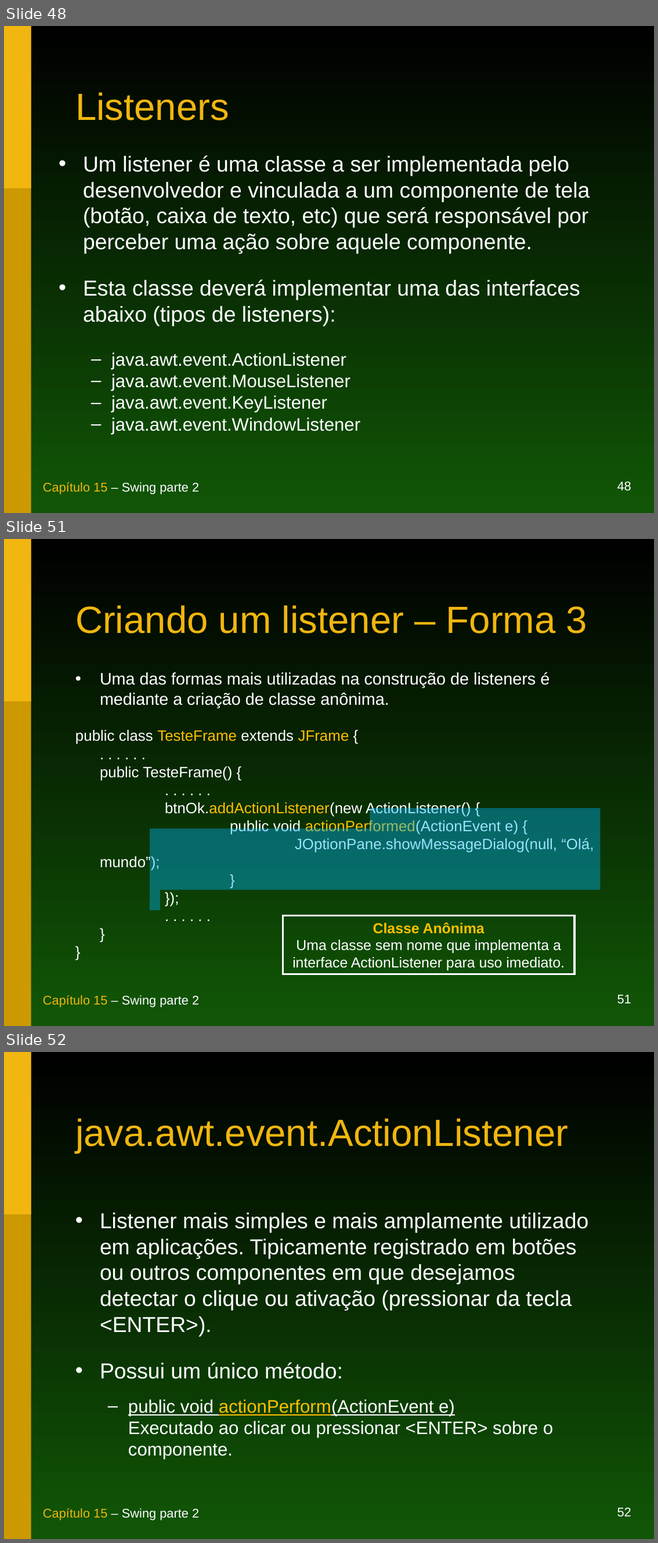
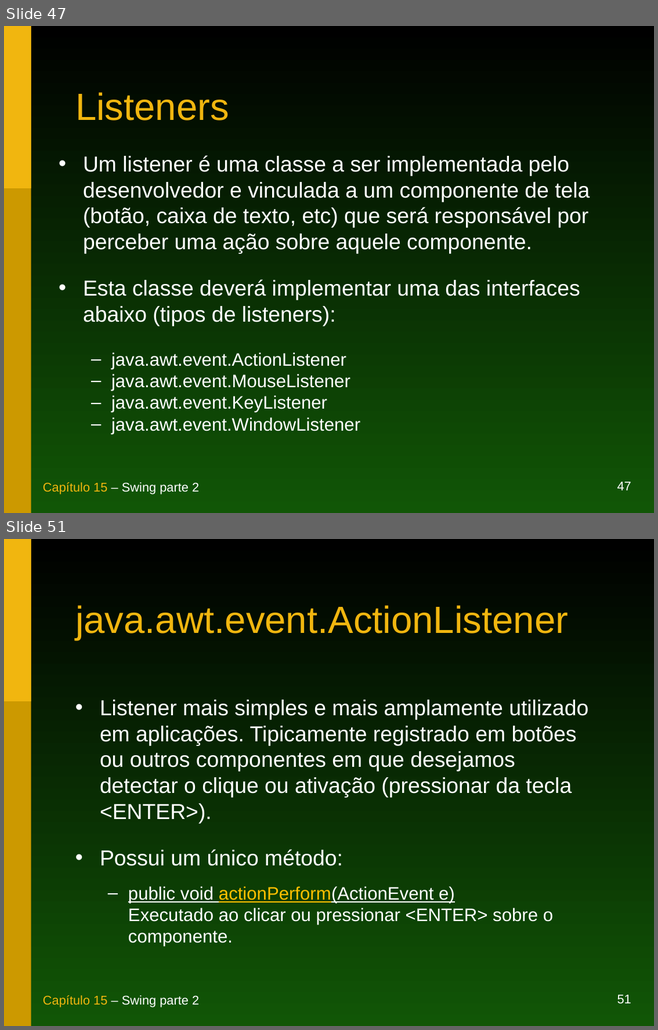
Before and after one commit to duchesqui/slzvieira-training, a slide deck: 1-Java-Programmer-Modulo-I/16.Capitulo15.ppt. Shown one above the other, each under a label of ours: slides 48, 51 and 52 before the commit, slides 47 and 51 after it; the slides between them are not shown. The pictures are 658x1543 and 658x1030 pixels, drawn with LibreOffice and Linux fonts; fonts in the diff are those of the drawing. Boxes give left, top, right and bottom in pixels: in the first picture for what was removed or moved away, otherwise in the second. Text is boxed around its words. In the diff, an @@ line names an element or a change of style, - is before the commit and + after.

```diff
--- a/1-Java-Programmer-Modulo-I/16.Capitulo15.ppt
+++ b/1-Java-Programmer-Modulo-I/16.Capitulo15.ppt
@@ slide 51 removed at [4,539,654,1026], background gradient #000000 to #115606; not listed: 4 template elements that a slide beside it also shows @@
@@ title removed at [75,605,587,634] @@
-Criando um listener – Forma 3
@@ text removed at [75,672,593,871] @@
-• Uma das formas mais utilizadas na construção de listeners é mediante a criação de classe anônima.
-public class TesteFrame extends JFrame {
-. . . . . .
-public TesteFrame() {
-. . . . . .
-btnOk.addActionListener(new ActionListener() {
-public void actionPerformed(ActionEvent e) {
-JOptionPane.showMessageDialog(null, “Olá, mundo”);
-}
-});
-. . . . . .
-}
-}
@@ group removed at [150,808,600,974]: 4 rectangles @@
-Classe Anônima
-Uma classe sem nome que implementa a interface ActionListener para uso imediato.
@@ what was slide 48 is now slide 47 @@
@@ page number at [617,482,631,491]: text changed @@
-48
+47
@@ what was slide 52 is now slide 51 @@
@@ page number at [617,995,631,1004]: text changed @@
-52
+51
```
Also in this commit, not shown: 14 slides changed, 3 slides added, 3 other slides removed, 3 other files.
